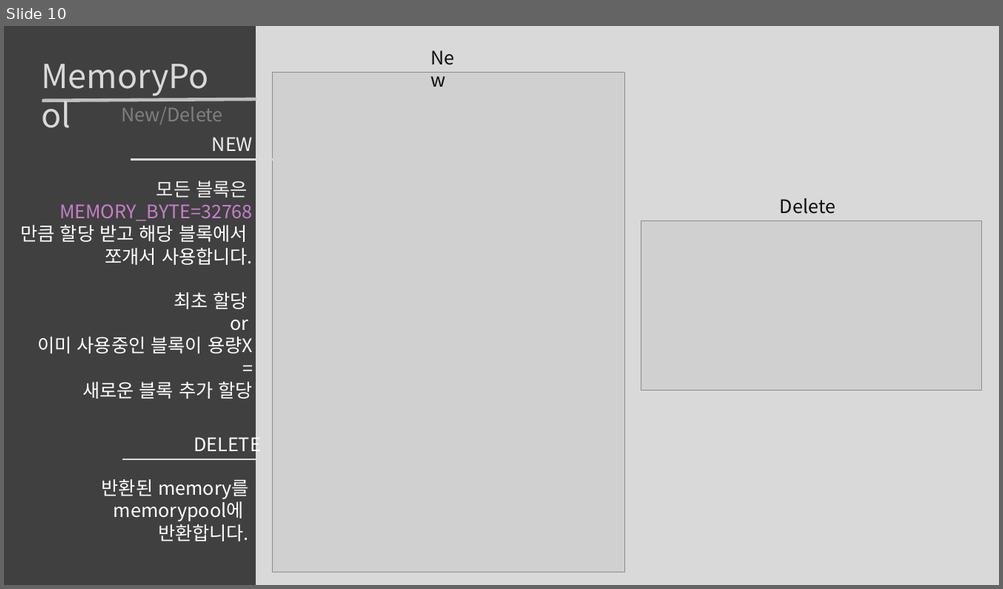
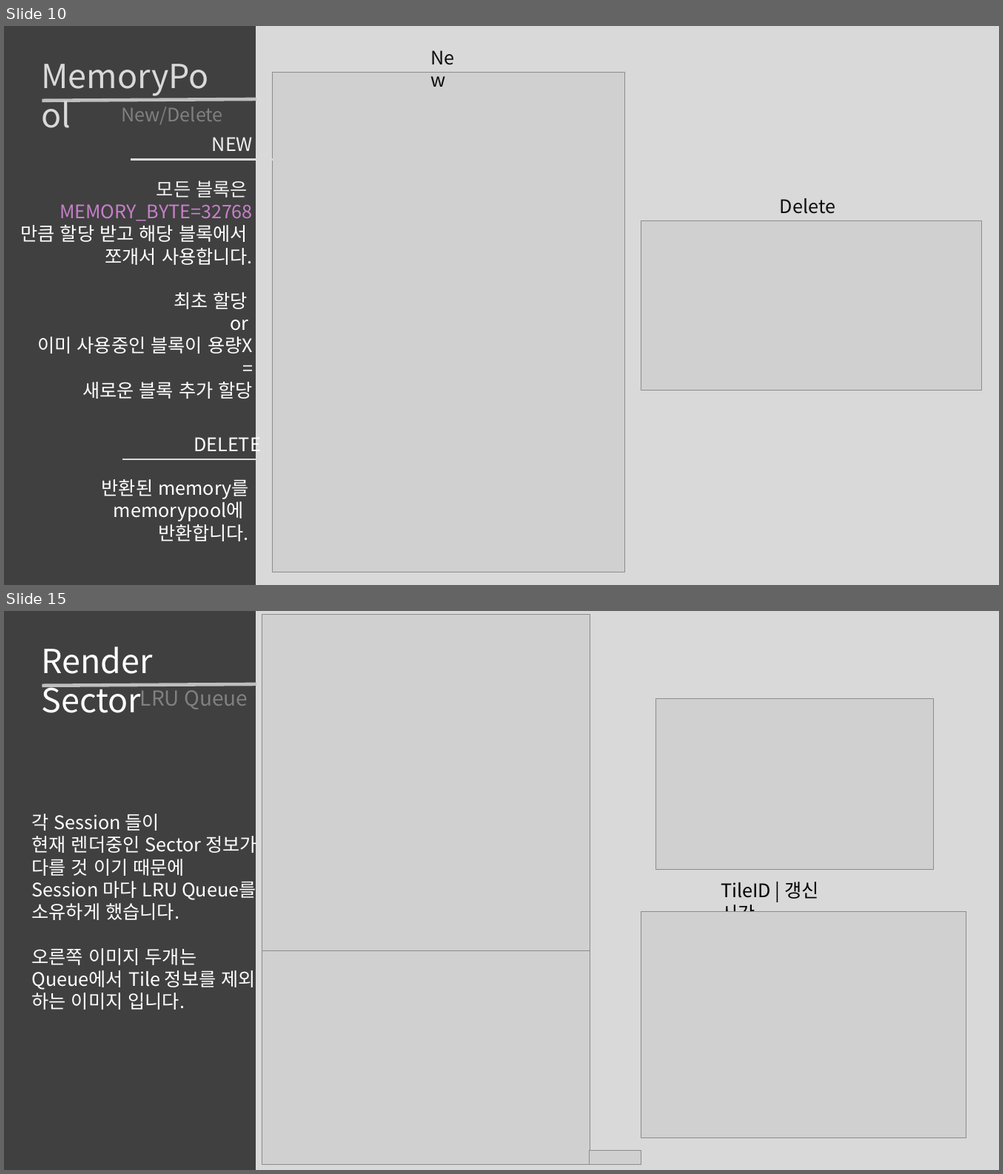
Before and after one commit to roka0105/Team.Yggdrasil_Server, a slide deck: 최예람 포트폴리오.pptx. Shown one above the other, each under a label of ours: slide 10 before the commit, slides 10 and 15 after it; the slides between them are not shown. The pictures are 1003x589 and 1003x1174 pixels, drawn with LibreOffice and Linux fonts; fonts in the diff are those of the drawing; grey boxes stand for pictures. Boxes give left, top, right and bottom in pixels: in the first picture for what was removed or moved away, otherwise in the second. Text is boxed around its words. In the diff, an @@ line names an element or a change of style, - is before the commit and + after.

```diff
--- a/최예람 포트폴리오.pptx
+++ b/최예람 포트폴리오.pptx
@@ slide 15 added at box(4, 611, 999, 1170), background #404040 @@
@@ rectangle added at box(256, 611, 999, 1170), fill #D9D9D9, outline #D9D9D9 1 pt @@
@@ picture added at box(262, 615, 590, 953) @@
@@ text added at box(42, 647, 153, 713), 32 pt, text #FFFFFF @@
+Render Sector
@@ line added from (42, 686) to (256, 684), #BFBFBF 3.25 pt @@
@@ text added at box(140, 685, 247, 709), 20 pt, text #808080 @@
+LRU Queue
@@ picture added at box(655, 699, 933, 870) @@
@@ text added at box(32, 814, 257, 1010), 18 pt, text #FFFFFF @@
+각 Session 들이
+현재 렌더중인 Sector 정보가
+다를 것 이기 때문에
+Session 마다 LRU Queue를
+소유하게 했습니다.
+오른쪽 이미지 두개는
+Queue에서 Tile 정보를 제외
+하는 이미지 입니다.
@@ text added at box(721, 882, 818, 912), 18 pt, text #000000 @@
+TileID | 갱신 시간
@@ picture added at box(641, 911, 967, 1139) @@
@@ picture added at box(262, 951, 590, 1165) @@
@@ picture added at box(589, 1151, 641, 1165) @@
```
Also in this commit, not shown: 3 slides changed, 7 other slides added, 3 other files.
